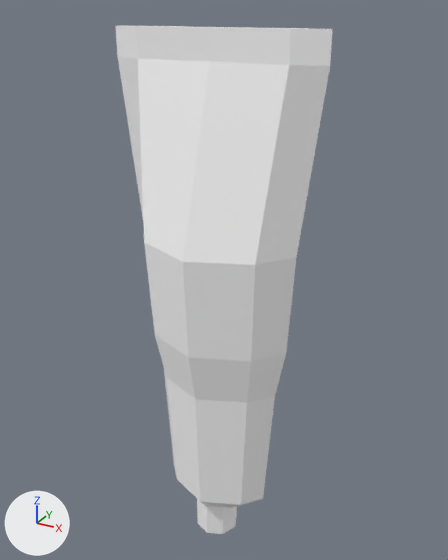
The glTF model assets/objects/Personal Care/ToothPaste/Toothpaste.glb, before and after one commit.
One viewpoint serves both versions: a 50 mm lens placed at (4.09, -7.2, 7.83), pointed at (0.03, 0.2, 4.13). Arrows for +X, +Y and +Z are at lower left; the lights stay in place. The first picture is the older version. Where no turn or scale is listed for an object, it has been applied to the vertices. Vertices at exactly the same position are counted once.
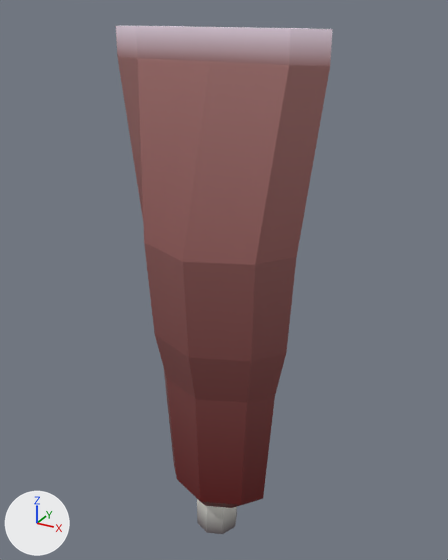
The change in detail:
Picture 'Cap Texture' (img_cap_texture) is new.
Picture 'Base Texture' (img_base_texture) is new.
In material 'Material.001' (mat_material_001), base_color is no longer (1.0, 1.0, 1.0), white #ffffff.
In material 'Material.001' (mat_material_001), texture is now set to img_base_texture.
In material 'Material.002' (mat_material_002), base_color is no longer (1.0, 1.0, 1.0), white #ffffff.
In material 'Material.002' (mat_material_002), texture is now set to img_cap_texture.
me_cylinder has 56 vertices, 108 faces and spans x -1.53..1.53, y -0.87..0.72, z -1.26..6.09.
me_cylinder is used by ob_cylinder; location (0.0, 0.0, 1.52).
me_cylinder part 1: texture (UV) coordinates of 108 of 108 faces, centred in x -1.38..1.38, y -0.72..0.58, z -1.26..6.09, changed; they spanned u 0.0..1.0, v 0.01..1.0 and now span u 0.0..0.9, v 0.0..1.0.

Where the change shows, as pixel boxes (x1, y1, x2, y2) in the pictures (448 x 560 px):
'Cylinder', surface changed (white to brown): (116, 26, 333, 508) in both
'Cylinder.001', surface changed (white to grey): (197, 499, 237, 534) in both
